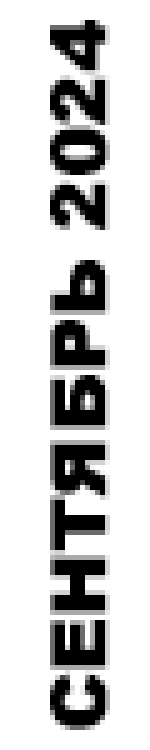
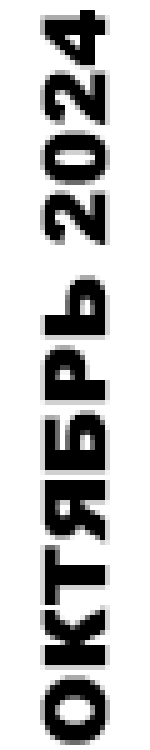
Layered file, before and after one edit (w=150, h=750). Changes by layer:
renamed "СЕНТЯБРЬ 2024" to "ОКТЯБРЬ 2024", painted on it over (x1=40, y1=10, x2=110, y2=745)
